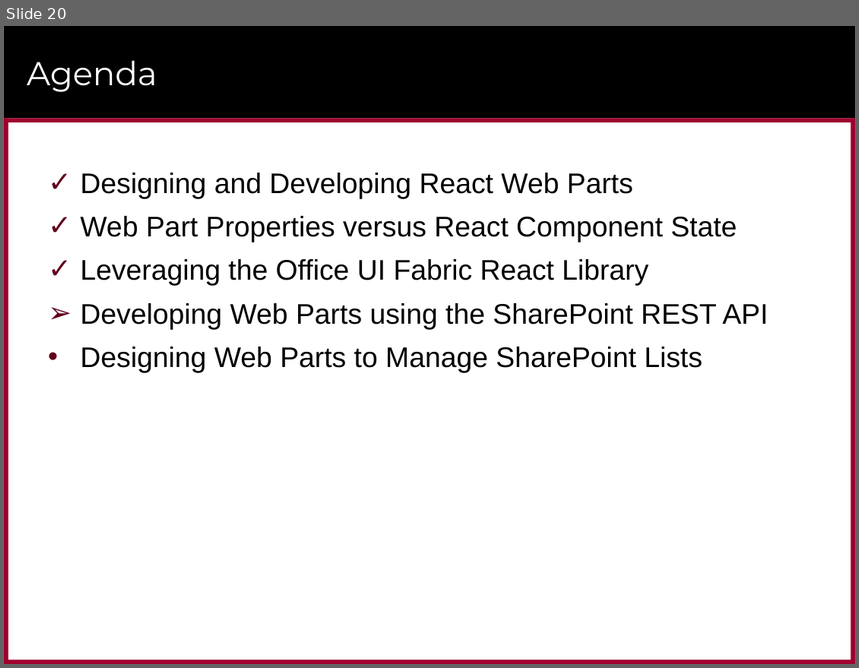
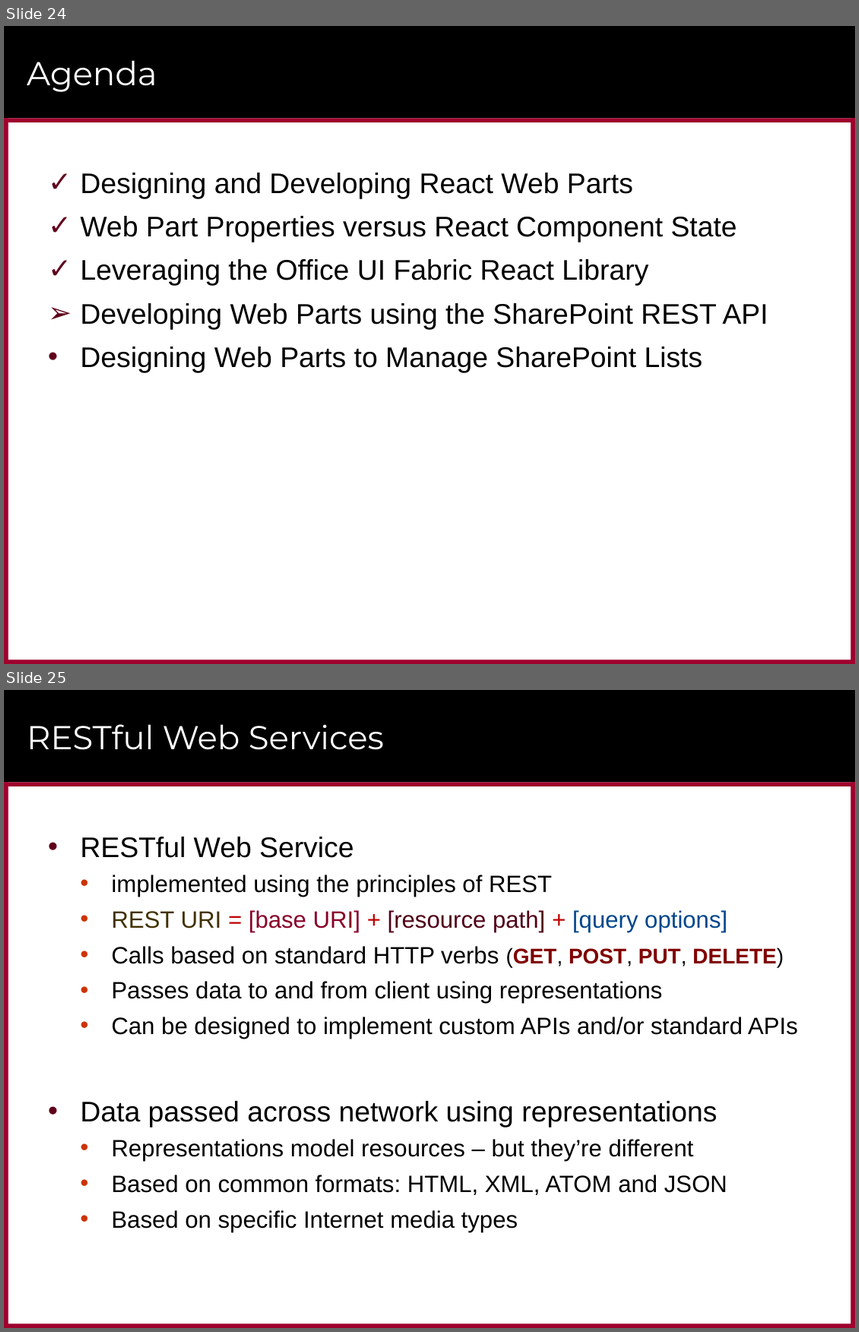
Before and after one commit to CriticalPathTraining/MSD365_Courseware, a slide deck: 05 ReactWebParts.pptx. Shown one above the other, each under a label of ours: slide 20 before the commit, slides 24 and 25 after it. The pictures are 859x668 and 859x1332 pixels, drawn with LibreOffice and Linux fonts; fonts in the diff are those of the drawing; background and template pictures are left out. Boxes give left, top, right and bottom in pixels: in the first picture for what was removed or moved away, otherwise in the second. Text is boxed around its words. In the diff, an @@ line names an element or a change of style, - is before the commit and + after.

```diff
--- a/05 ReactWebParts.pptx
+++ b/05 ReactWebParts.pptx
@@ slide 25 added at bbox=[4, 690, 855, 1328], background #FFFFFF; not listed: 6 template elements that a slide beside it also shows @@
@@ title added at bbox=[27, 724, 384, 750], 28 pt, text #FFFFFF @@
+RESTful Web Services
@@ text added at bbox=[80, 837, 798, 1233], 20 pt, text #000000 @@
+• RESTful Web Service
+  • implemented using the principles of REST
+  • REST URI = [base URI] + [resource path] + [query options]
+  • Calls based on standard HTTP verbs (GET, POST, PUT, DELETE)
+  • Passes data to and from client using representations
+  • Can be designed to implement custom APIs and/or standard APIs
+• Data passed across network using representations
+  • Representations model resources – but they’re different
+  • Based on common formats: HTML, XML, ATOM and JSON
+  • Based on specific Internet media types
@@ what was slide 20 is now slide 24 @@
```
Also in this commit, not shown: 5 slides changed, 23 other slides added, 4 slides removed, 4 other files.
